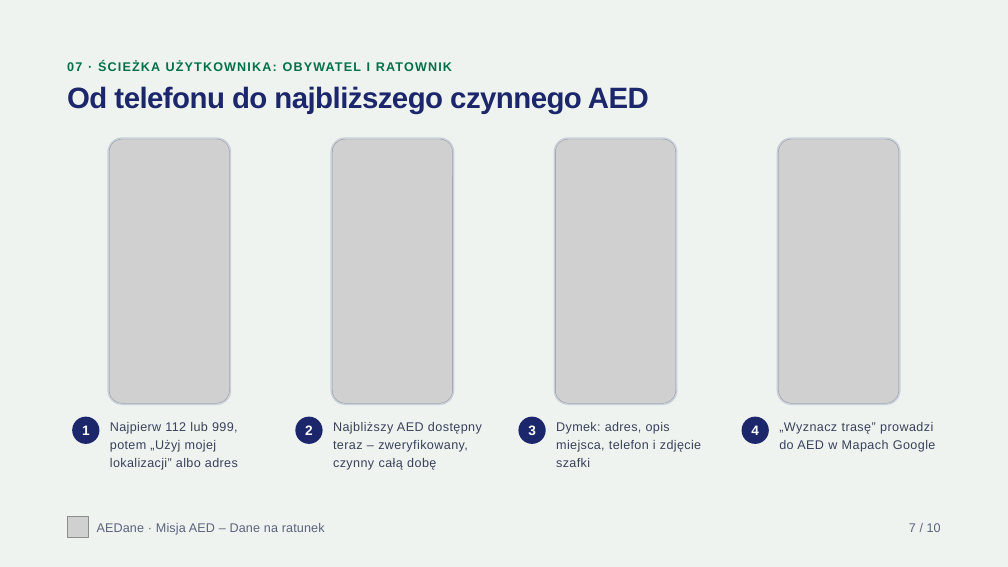
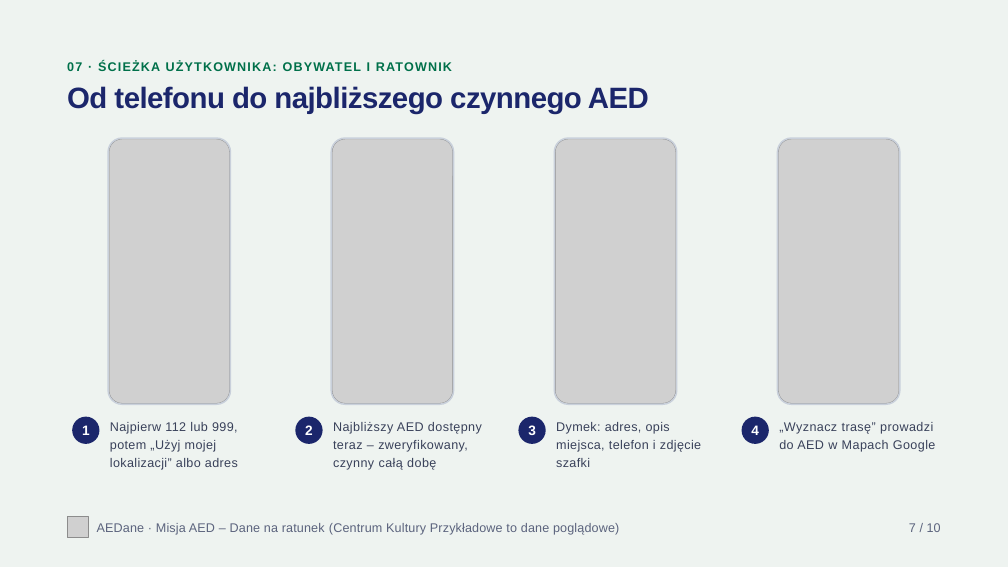
Before and after one commit to tymsonS/AED, a slide deck: slide 7 of presentation/aedane-prezentacja.pptx. Drawn at 1008x567 pixels with LibreOffice and Linux fonts; fonts in the diff are those of the drawing; grey boxes stand for pictures. Boxes give left, top, right and bottom in pixels: in the first picture for what was removed or moved away, otherwise in the second. Text is boxed around its words. In the diff, an @@ line names an element or a change of style, - is before the commit and + after.

```diff
--- a/presentation/aedane-prezentacja.pptx
+++ b/presentation/aedane-prezentacja.pptx
@@ text at [97,523,619,535]: text changed @@
-AEDane · Misja AED – Dane na ratunek
+AEDane · Misja AED – Dane na ratunek (Centrum Kultury Przykładowe to dane poglądowe)
```
Also in this commit, not shown: 1 other file.
